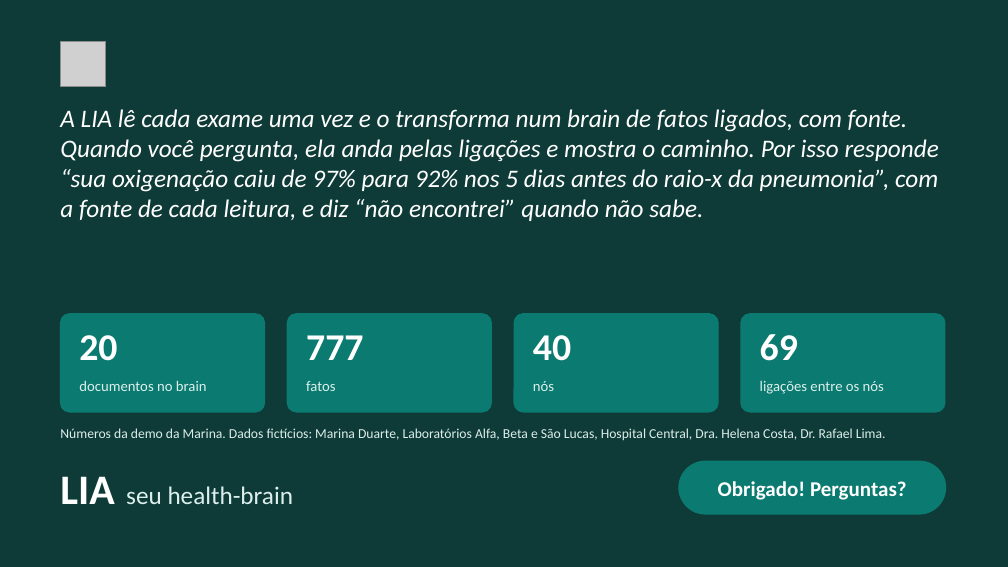
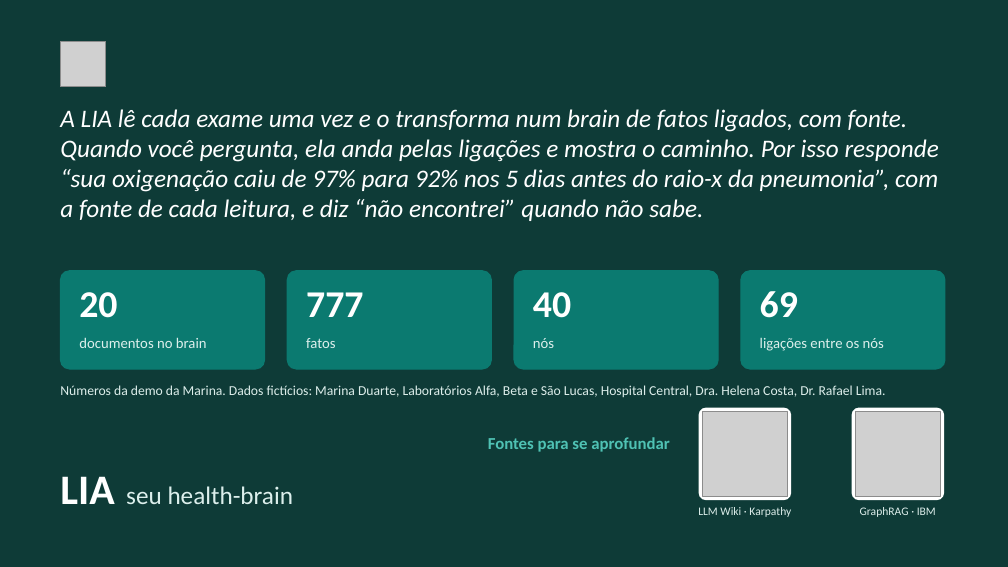
Before and after one commit to Carlos-Sardenha/LIA---AI-Build-Week, a slide deck: slide 11 of apresentacao/LIA-apresentacao.pptx. Drawn at 1008x567 pixels with LibreOffice and Linux fonts; fonts in the diff are those of the drawing; grey boxes stand for pictures. Boxes give left, top, right and bottom in pixels: in the first picture for what was removed or moved away, otherwise in the second. Text is boxed around its words. In the diff, an @@ line names an element or a change of style, - is before the commit and + after.

```diff
--- a/apresentacao/LIA-apresentacao.pptx
+++ b/apresentacao/LIA-apresentacao.pptx
@@ 9 texts, 4 rounded rectangles: place and size @@
-9 texts, 4 rounded rectangles at <box>60,314,945,440</box>
+9 texts, 4 rounded rectangles at <box>60,271,945,397</box>
@@ rounded rectangle added at <box>699,408,791,500</box>, fill #FFFFFF @@
@@ picture added at <box>703,412,788,497</box> @@
@@ rounded rectangle added at <box>851,408,944,500</box>, fill #FFFFFF @@
@@ picture added at <box>856,412,941,497</box> @@
@@ text added at <box>488,437,669,452</box>, 16 pt, text #4FC2B4, bold @@
+Fontes para se aprofundar
@@ rounded rectangle removed at <box>679,461,946,514</box> @@
@@ text added at <box>698,507,791,517</box>, 11 pt, text #DCEDEA @@
+LLM Wiki · Karpathy
@@ text removed at <box>718,481,907,500</box> @@
-Obrigado! Perguntas?
@@ text added at <box>860,507,936,517</box>, 11 pt, text #DCEDEA @@
+GraphRAG · IBM
```
Also in this commit, not shown: 1 slide added, 1 other file.
